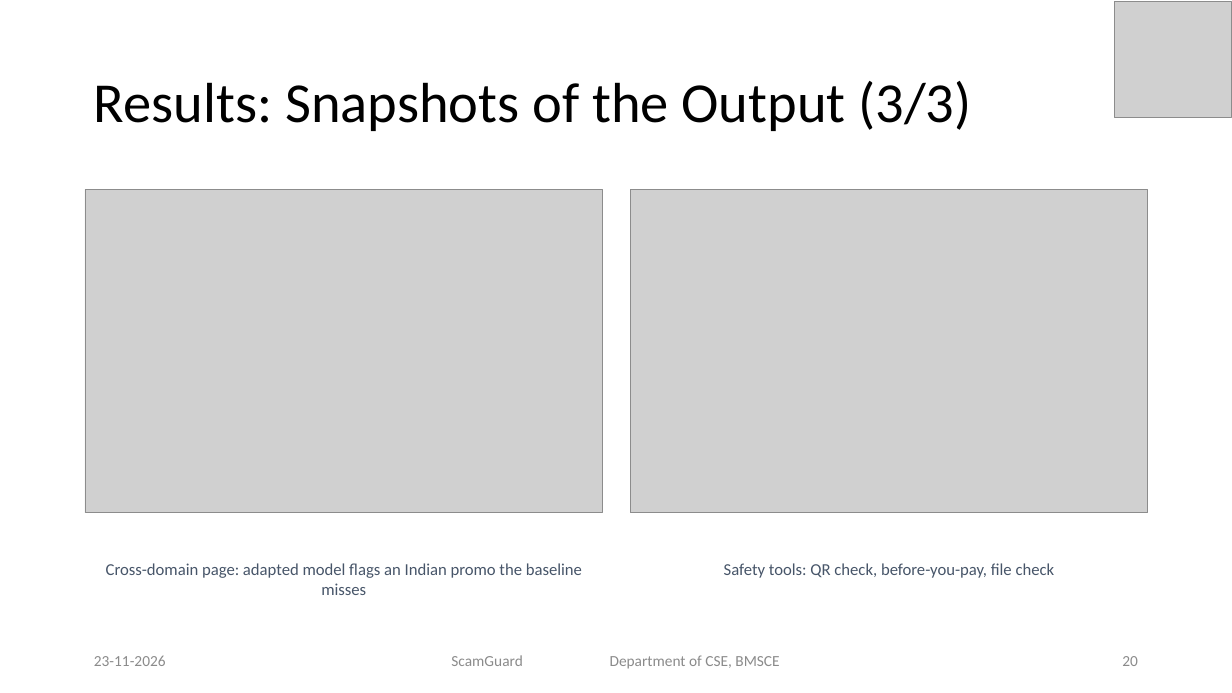
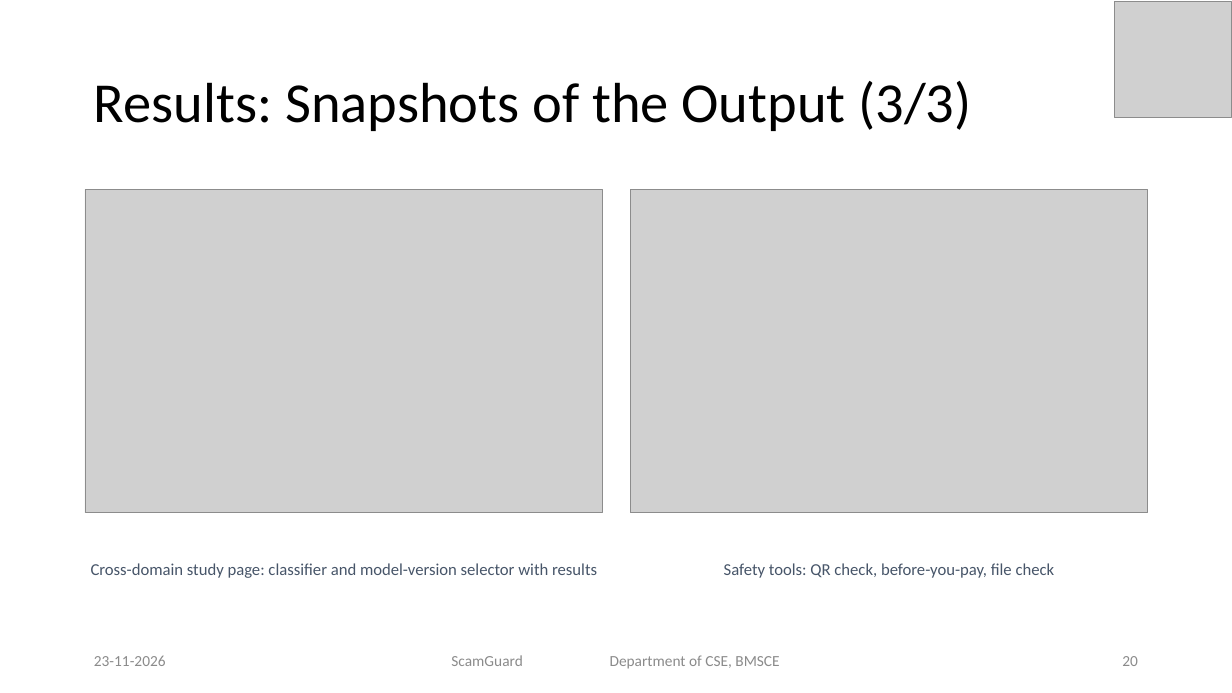
Before and after one commit to priyamthakur275/ScamGuard-AI, a slide deck: slide 20 of docs/presentation/ScamGuard_Final_Presentation.pptx. Drawn at 1232x693 pixels with LibreOffice and Linux fonts; fonts in the diff are those of the drawing; grey boxes stand for pictures. Boxes give left, top, right and bottom in pixels: in the first picture for what was removed or moved away, otherwise in the second. Text is boxed around its words. In the diff, an @@ line names an element or a change of style, - is before the commit and + after.

Commit message:
PPT: update paper status and snapshots

```diff
--- a/docs/presentation/ScamGuard_Final_Presentation.pptx
+++ b/docs/presentation/ScamGuard_Final_Presentation.pptx
@@ text at (x1=91, y1=563, x2=597, y2=578): text changed @@
-Cross-domain page: adapted model flags an Indian promo the baseline misses
+Cross-domain study page: classifier and model-version selector with results
```
Also in this commit, not shown: 1 other slide changed.
